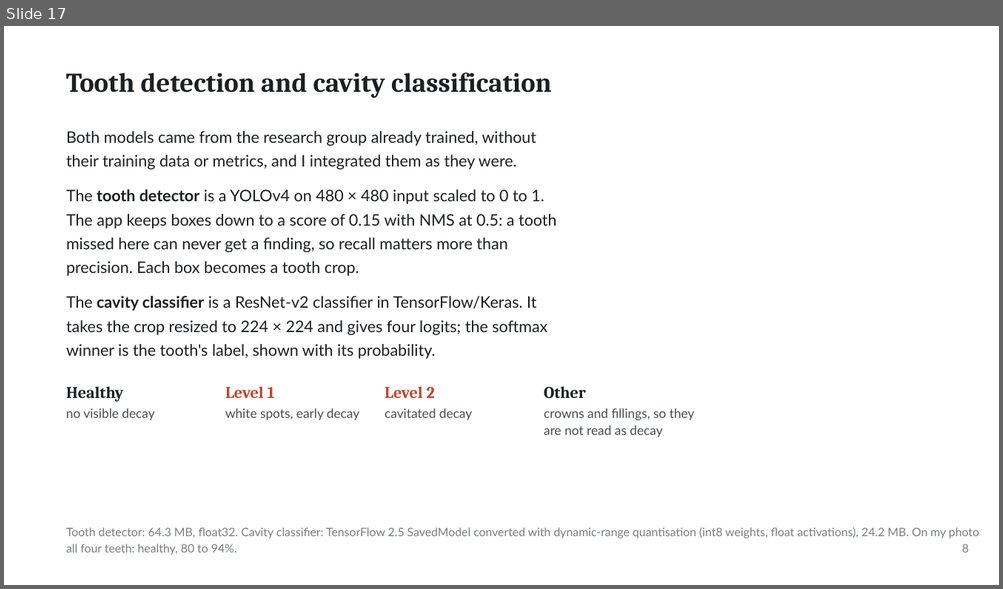
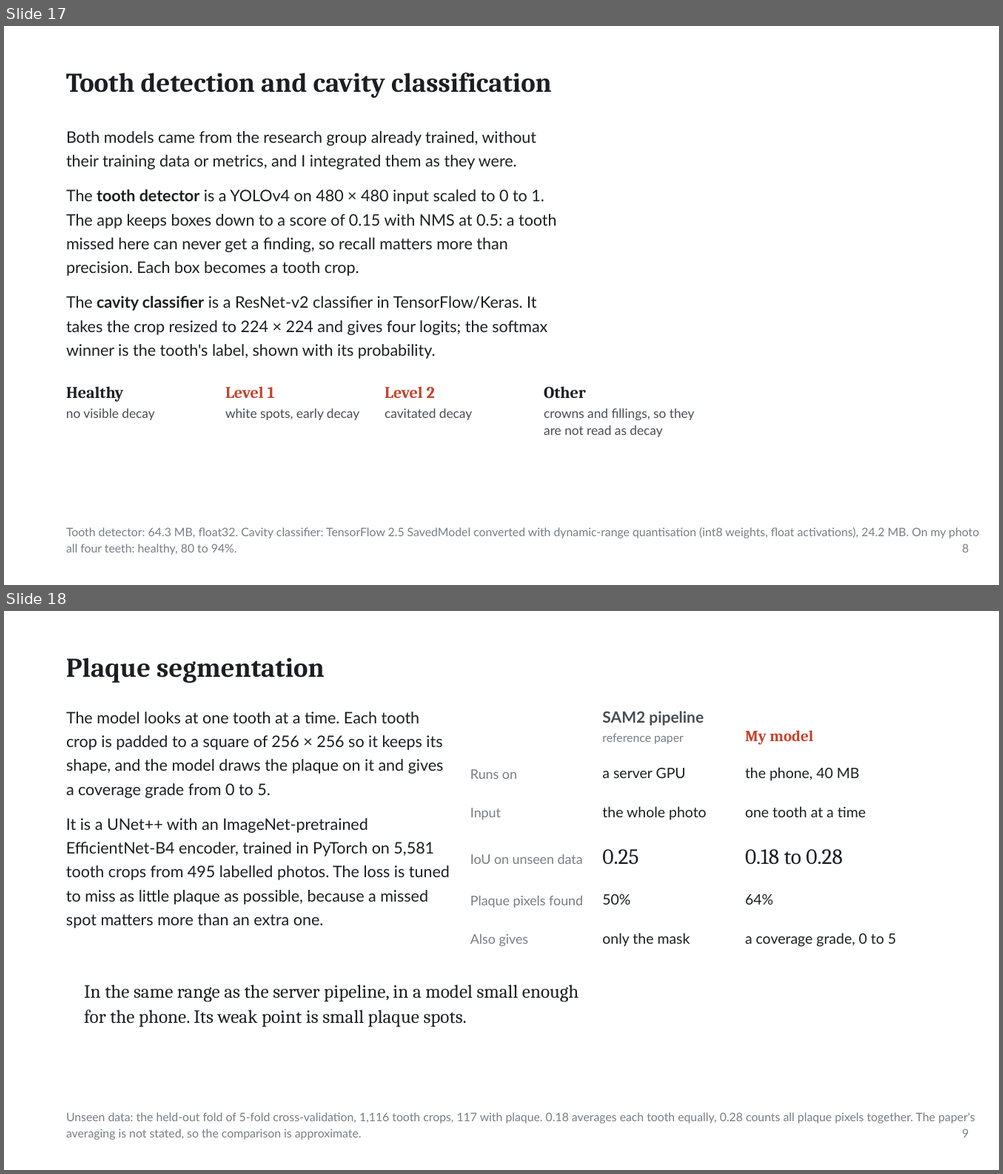
Before and after one commit to ertugrul-senturk/interactive-slides, a slide deck: public/decks/2026-11-smart-teeth.pptx. Shown one above the other, each under a label of ours: slide 17 before the commit, slides 17 and 18 after it. The pictures are 1003x589 and 1003x1174 pixels, drawn with LibreOffice and Linux fonts; fonts in the diff are those of the drawing; background and template pictures are left out. Boxes give left, top, right and bottom in pixels: in the first picture for what was removed or moved away, otherwise in the second. Text is boxed around its words. In the diff, an @@ line names an element or a change of style, - is before the commit and + after.

```diff
--- a/public/decks/2026-11-smart-teeth.pptx
+++ b/public/decks/2026-11-smart-teeth.pptx
@@ slide 18 added at [4,611,999,1170], background picture (left out) @@
@@ text added at [66,658,324,683], 26.2 pt, text #1B1E22, bold @@
+Plaque segmentation
@@ text added at [66,712,444,798], 15.4 pt, text #1B1E22 @@
+The model looks at one tooth at a time. Each tooth
+crop is padded to a square of 256 × 256 so it keeps its
+shape, and the model draws the plaque on it and gives
+a coverage grade from 0 to 5.
@@ text added at [602,711,703,744], 11.2 pt, text #777E86 @@
+SAM2 pipeline
+reference paper
@@ text added at [745,730,813,745], 15 pt, text #C4432C, bold @@
+My model
@@ text added at [470,769,517,779], 12.8 pt, text #777E86 @@
+Runs on
@@ text added at [602,768,686,778], 13.9 pt, text #1B1E22 @@
+a server GPU
@@ text added at [745,767,859,781], 13.9 pt, text #1B1E22 @@
+the phone, 40 MB
@@ text added at [470,808,501,820], 12.8 pt, text #777E86 @@
+Input
@@ text added at [602,806,706,820], 13.9 pt, text #1B1E22 @@
+the whole photo
@@ text added at [745,806,865,817], 13.9 pt, text #1B1E22 @@
+one tooth at a time
@@ text added at [66,818,449,928], 15.4 pt, text #1B1E22 @@
+It is a UNet++ with an ImageNet-pretrained
+EfficientNet-B4 encoder, trained in PyTorch on 5,581
+tooth crops from 495 labelled photos. The loss is tuned
+to miss as little plaque as possible, because a missed
+spot matters more than an extra one.
@@ text added at [470,854,583,864], 12.8 pt, text #777E86 @@
+IoU on unseen data
@@ text added at [602,849,638,865], 21 pt, text #1B1E22 @@
+0.25
@@ text added at [745,849,842,865], 21 pt, text #1B1E22 @@
+0.18 to 0.28
@@ text added at [470,896,583,908], 12.8 pt, text #777E86 @@
+Plaque pixels found
@@ text added at [602,894,630,905], 13.9 pt, text #1B1E22 @@
+50%
@@ text added at [745,894,773,905], 13.9 pt, text #1B1E22 @@
+64%
@@ text added at [470,934,529,946], 12.8 pt, text #777E86 @@
+Also gives
@@ text added at [602,933,690,947], 13.9 pt, text #1B1E22 @@
+only the mask
@@ text added at [745,933,896,947], 13.9 pt, text #1B1E22 @@
+a coverage grade, 0 to 5
@@ text added at [84,985,578,1028], 18 pt, text #1B1E22 @@
+In the same range as the server pipeline, in a model small enough
+for the phone. Its weak point is small plaque spots.
@@ text added at [66,1113,975,1140], 11.2 pt, text #777E86 @@
+Unseen data: the held-out fold of 5-fold cross-validation, 1,116 tooth crops, 117 with plaque. 0.18 averages each tooth equally, 0.28 counts all plaque pixels together. The paper's
+averaging is not stated, so the comparison is approximate.
@@ text added at [962,1129,968,1138], 11.2 pt, text #777E86 @@
+9
```
Also in this commit, not shown: 1 slide changed, 3 slides removed, 4 other files.
